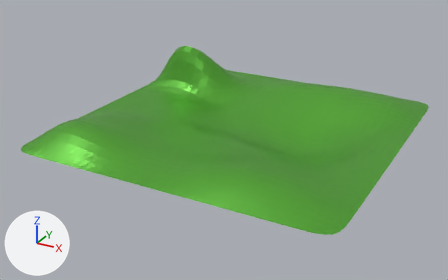
Before and after pictures for a commit that changed the Blender file assets/models/kusa1.blend.
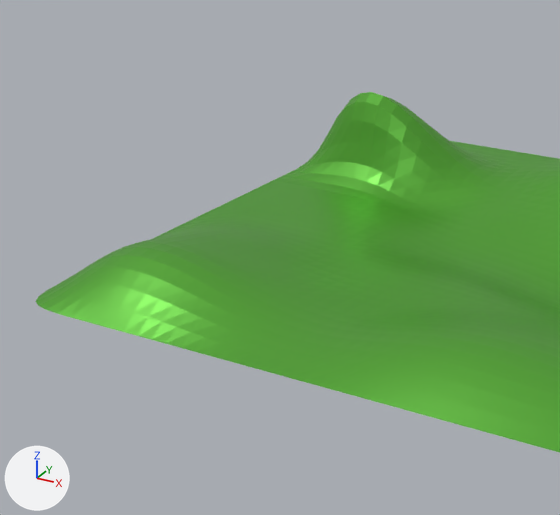
There are two pictures of each version: one whole from a camera (50 mm lens) standing at (67.9, -132.7, 61.0) and looking at (-2.5, -4.6, -3.1), one close up on the part from 1% to 63% of the width and 0% to 91% of the height. Every picture has the same lights, and +X, +Y and +Z are marked at lower left.
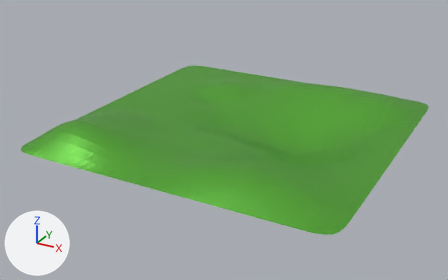
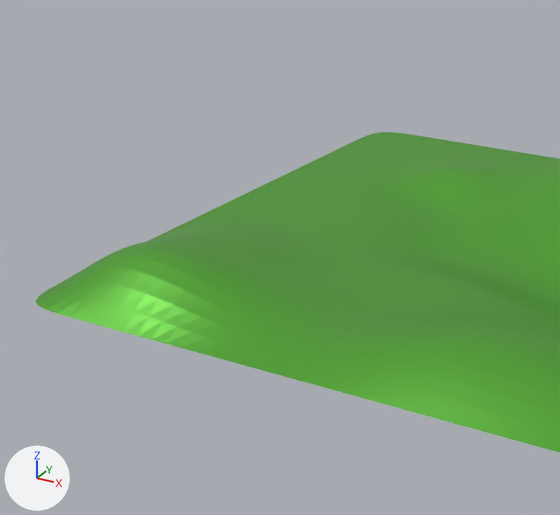
Changed parts and their boxes [x1, y1, x2, y2] in the close-ups (560 x 515 px; the box of a moved part takes in the faces that stretch with it):
```json
{"object": "Plane", "change": "reshaped", "before": [36, 92, 560, 453], "after": [36, 132, 560, 453]}
{"part": 1, "of": "me_plane_001", "change": "moved or reshaped", "before": [36, 230, 306, 348], "after": [36, 230, 306, 348]}
{"part": 2, "of": "me_plane_001", "change": "moved or reshaped", "before": [297, 92, 532, 241], "after": [298, 142, 532, 240]}
```

The change, as JSON lines over the scene's bpy script:
```json
{"block": "me_plane_001", "where": "me_plane_001.from_pydata(...)  # 121 vertices, 100 faces; spans x -10.0..10.0, y -10.0..10.0, z -1.8..5.0"}
{"block": "me_plane_001", "where": "# used by ob_plane; location = (0.0, 0.0, 0.0); scale = (4.0, 4.0, 4.0)"}
{"block": "me_plane_001", "change": "me_plane_001 part 1"}
{"op": "set", "path": "me_plane_001.vertices[47].co", "old": "(-5.9, -8.1, 1.8)", "new": "(-6.0, -8.0, 1.8)"}
{"op": "set", "path": "me_plane_001.vertices[48].co", "old": "(-8.1, -8.1, 1.8)", "new": "(-8.0, -8.0, 1.8)"}
{"op": "set", "path": "me_plane_001.vertices[56].co", "old": "(-5.9, -5.9, 1.0)", "new": "(-6.0, -6.0, 1.0)"}
{"op": "set", "path": "me_plane_001.vertices[57].co", "old": "(-8.1, -5.9, 1.2)", "new": "(-8.0, -6.0, 1.2)"}
{"block": "me_plane_001", "change": "me_plane_001 part 2"}
{"op": "set", "path": "me_plane_001.vertices[100].co", "old": "(-4.0, 4.1, -0.9)", "new": "(-4.0, 4.0, -0.8)"}
{"op": "set", "path": "me_plane_001.vertices[109].co", "old": "(-4.0, 6.0, 0.7)", "new": "(-4.0, 6.0, 0.8)"}
{"op": "set", "path": "me_plane_001.vertices[110].co", "old": "(-6.0, 4.0, 5.0)", "new": "(-6.0, 6.0, 0.0)"}
{"op": "set", "path": "me_plane_001.vertices[111].co", "old": "(-8.0, 4.0, 5.0)", "new": "(-8.0, 6.0, 0.0)"}
```
